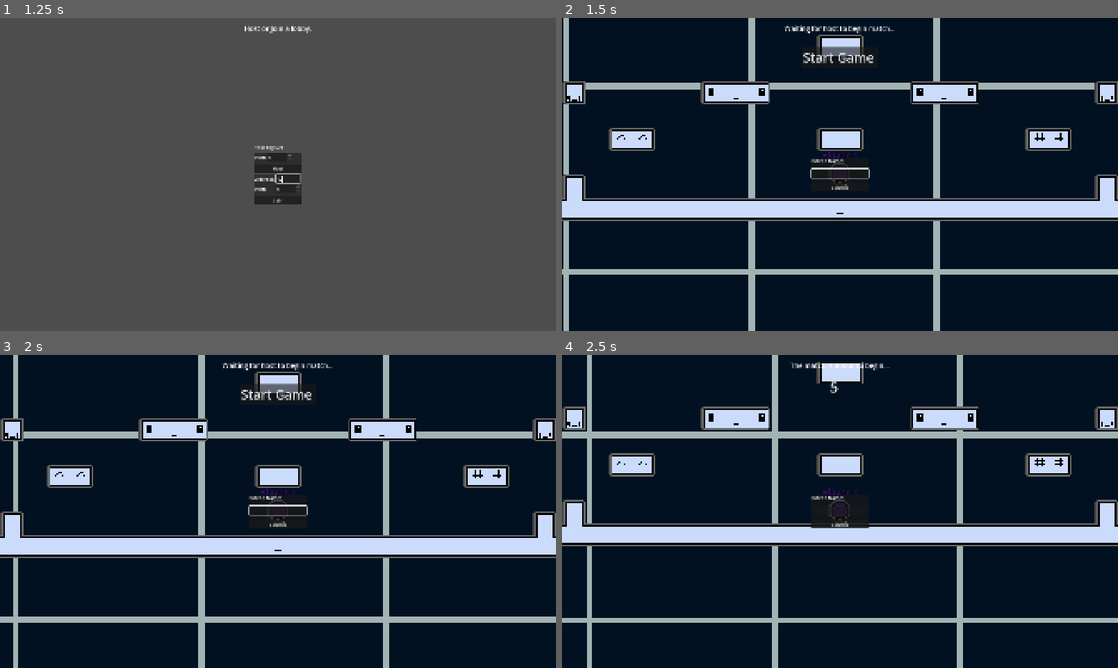
Above: before the commit, frames 1-4 (two rows, left to right).
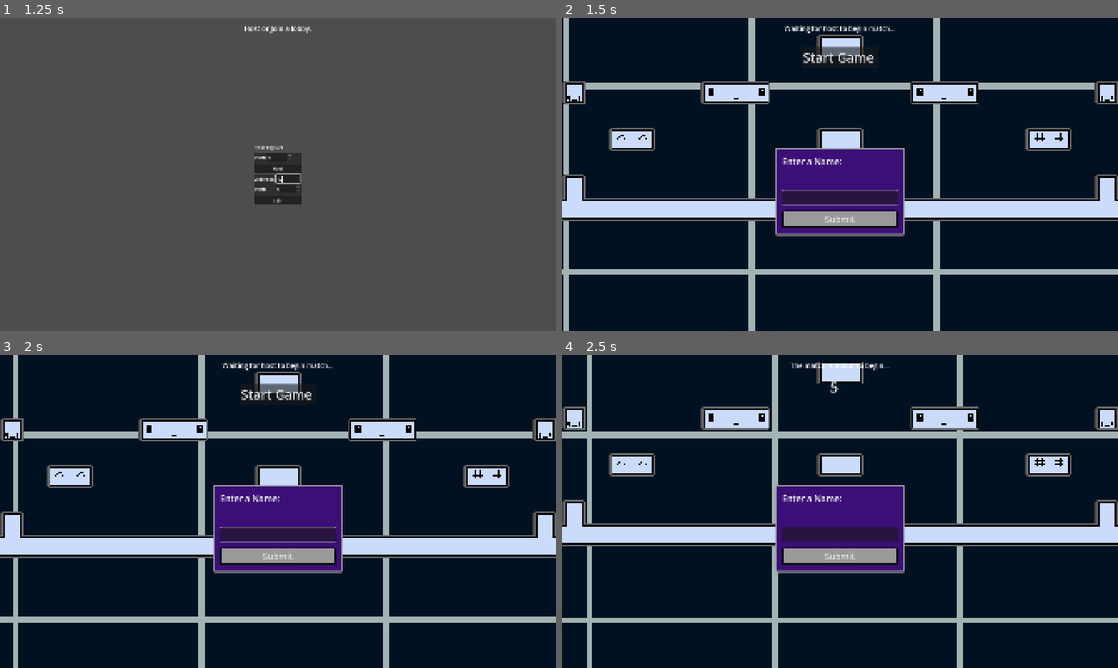
Above: after the commit, the same moments.

Repository: Mrneptune11/Unlimited-Games-Jam
Game: Godot game, scene res://Main/Lobby/Lobby.tscn
Two runs of this game, one before a commit and one after it. Both use one fixed random seed, a clock stepped at 60 frames per second and the inputs below.
Inputs (mouse positions are in pixels of both pictures, inside the frame that each line leads up to):
- Up to frame 1 (1.25 s): click (289, 177) at 0.52 s; type "12" at 0.6 s
- Up to frame 2 (1.5 s): click "Host" at 1.25 s
- Up to frame 3 (2 s): no input
- Up to frame 4 (2.5 s): click "Start Game" at 2 s

Frame 1 is identical in both runs. In frame 2, 6.4% of the frame differs, in the area x 38-62%, y 41-70%; in frame 3, 6.4%; in frame 4, 6.4%.

Commit message:
spelling bee host death bug and text box work

Diff:
--- a/Data/events.json
+++ b/Data/events.json
@@ -66,7 +66,7 @@
 
 		{
 		"id" : "spelling_bee",
-		"weight" : 1,
+		"weight" : 1000,
 	},
 
 	{
--- a/Main/Managers/EventManager.gd
+++ b/Main/Managers/EventManager.gd
@@ -480,7 +480,11 @@
 					slowest_time = test_time
 					slowest_peer = peer
 
-			get_node(lobby_path).get_player(slowest_peer).explode.rpc_id(slowest_peer)
+			var slowest_player:Player = get_node(lobby_path).get_player(slowest_peer)
+			if slowest_peer == 1:
+				slowest_player.explode()
+			else:
+				slowest_player.explode.rpc_id(slowest_peer)
 
 	goal_completed = true #Goal complete lock
 
--- a/Objects/Entry Box/EntryBox.tscn
+++ b/Objects/Entry Box/EntryBox.tscn
@@ -1,5 +1,6 @@
 [gd_scene format=3 uid="uid://cf4hevrnltnek"]
 
+[ext_resource type="Theme" uid="uid://r2pc04ebi1k4" path="res://Objects/Entry Box/entry_box_theme.tres" id="1_8orn8"]
 [ext_resource type="Script" uid="uid://hxdqybynr1ro" path="res://Objects/Entry Box/entry_box.gd" id="1_vgqg1"]
 
 [node name="NameContainer" type="PanelContainer" unique_id=1066980682]
@@ -9,26 +10,34 @@
 anchor_top = 0.5
 anchor_right = 0.5
 anchor_bottom = 0.5
-offset_left = -100.0
-offset_top = -35.0
-offset_right = 100.0
-offset_bottom = 35.0
+offset_left = -200.0
+offset_top = -58.5
+offset_right = 200.0
+offset_bottom = 175.5
 grow_horizontal = 2
 grow_vertical = 2
+theme = ExtResource("1_8orn8")
 script = ExtResource("1_vgqg1")
 
 [node name="HBox" type="VBoxContainer" parent="." unique_id=1392790689]
 layout_mode = 2
-theme_override_constants/separation = 16
+theme_override_constants/separation = 20
 
 [node name="NameLabel" type="Label" parent="HBox" unique_id=325161527]
+custom_minimum_size = Vector2(0, 100)
 layout_mode = 2
+theme_override_font_sizes/font_size = 30
 
 [node name="Entry" type="LineEdit" parent="HBox" unique_id=1490367714]
 custom_minimum_size = Vector2(94, 0)
 layout_mode = 2
+theme = ExtResource("1_8orn8")
+theme_override_font_sizes/font_size = 30
 max_length = 9
 
 [node name="Button" type="Button" parent="HBox" unique_id=381439818]
+custom_minimum_size = Vector2(400, 60)
 layout_mode = 2
+theme = ExtResource("1_8orn8")
+theme_override_font_sizes/font_size = 30
 text = "Submit"
--- a/Objects/Entry Box/entry_box.gd
+++ b/Objects/Entry Box/entry_box.gd
@@ -12,5 +12,17 @@
 	my_entry.text = start_text
 	my_entry.max_length = max_length
 
+	var color:Color = Color(get_tree().current_scene.get_player(multiplayer.get_unique_id()).color_id)
+	get_theme_stylebox("panel").bg_color = color
+	my_button.add_theme_color_override("font_focus_color", color)
+	my_button.focus_entered.connect(func():
+		my_button.add_theme_font_size_override("font_size", 36))
+	my_button.focus_exited.connect(func():
+		my_button.add_theme_font_size_override("font_size", 30))
+
+
+
+
+
 func _ready()->void:
 	my_entry.grab_focus()
--- /dev/null
+++ b/Objects/Entry Box/entry_box_theme.tres
@@ -0,0 +1,32 @@
+[gd_resource type="Theme" format=3 uid="uid://r2pc04ebi1k4"]
+
+[sub_resource type="StyleBoxFlat" id="StyleBoxFlat_a7sth"]
+border_width_left = 4
+border_width_top = 4
+border_width_right = 4
+border_width_bottom = 4
+border_color = Color(0, 0, 0, 1)
+corner_radius_top_left = 4
+corner_radius_top_right = 4
+corner_radius_bottom_right = 4
+corner_radius_bottom_left = 4
+
+[sub_resource type="StyleBoxFlat" id="StyleBoxFlat_3rl6d"]
+bg_color = Color(1, 1, 1, 1)
+border_width_left = 6
+border_width_top = 6
+border_width_right = 6
+border_width_bottom = 6
+border_color = Color(0.6, 0.6, 0.6, 1)
+corner_radius_top_left = 6
+corner_radius_top_right = 6
+corner_radius_bottom_right = 6
+corner_radius_bottom_left = 6
+expand_margin_left = 20.0
+expand_margin_top = 20.0
+expand_margin_right = 20.0
+expand_margin_bottom = 20.0
+
+[resource]
+Button/styles/normal = SubResource("StyleBoxFlat_a7sth")
+PanelContainer/styles/panel = SubResource("StyleBoxFlat_3rl6d")
--- a/Objects/Player/player.gd
+++ b/Objects/Player/player.gd
@@ -71,6 +71,8 @@
 
 var mode: Mode = Mode.PAUSE :
 	set (value):
+		if mode == Mode.SPECTATE: return #Lock mode to spectate
+
 		mode = value
 
 var direction: float = 1.0 : # Which direction the player is facing
--- a/Objects/Weapons/Bomb/Bomb.tscn
+++ b/Objects/Weapons/Bomb/Bomb.tscn
@@ -2,14 +2,50 @@
 
 [ext_resource type="PackedScene" uid="uid://bmfya0toul7o6" path="res://Objects/Weapons/Weapon.tscn" id="1_j0s8x"]
 [ext_resource type="Script" uid="uid://d387jiodg6sfj" path="res://Objects/Weapons/Bomb/bomb.gd" id="2_3gi3q"]
-[ext_resource type="Texture2D" uid="uid://bterymgq8ffwd" path="res://Assets/temp/kalhh-dynamite-4141654.png" id="3_3gi3q"]
 [ext_resource type="PackedScene" uid="uid://8xlbhslgcjmx" path="res://Objects/Weapons/Bomb/BlastParticles/BlastParticles.tscn" id="3_ovvok"]
+[ext_resource type="Texture2D" uid="uid://cexjh3lcpku6i" path="res://Assets/SpriteSheets/bomb.png" id="4_l6xdh"]
 
-[sub_resource type="SpriteFrames" id="SpriteFrames_ovvok"]
+[sub_resource type="AtlasTexture" id="AtlasTexture_g4v7s"]
+atlas = ExtResource("4_l6xdh")
+region = Rect2(36, 0, 12, 12)
+
+[sub_resource type="AtlasTexture" id="AtlasTexture_ovvok"]
+atlas = ExtResource("4_l6xdh")
+region = Rect2(60, 0, 12, 12)
+
+[sub_resource type="AtlasTexture" id="AtlasTexture_l6xdh"]
+atlas = ExtResource("4_l6xdh")
+region = Rect2(24, 0, 12, 12)
+
+[sub_resource type="AtlasTexture" id="AtlasTexture_gjd45"]
+atlas = ExtResource("4_l6xdh")
+region = Rect2(12, 0, 12, 12)
+
+[sub_resource type="AtlasTexture" id="AtlasTexture_ulskg"]
+atlas = ExtResource("4_l6xdh")
+region = Rect2(0, 0, 12, 12)
+
+[sub_resource type="AtlasTexture" id="AtlasTexture_oq1sx"]
+atlas = ExtResource("4_l6xdh")
+region = Rect2(48, 0, 12, 12)
+
+[sub_resource type="SpriteFrames" id="SpriteFrames_0duqs"]
 animations = [{
 "frames": [{
 "duration": 1.0,
-"texture": ExtResource("3_3gi3q")
+"texture": SubResource("AtlasTexture_ovvok")
+}, {
+"duration": 1.0,
+"texture": SubResource("AtlasTexture_l6xdh")
+}, {
+"duration": 1.0,
+"texture": SubResource("AtlasTexture_gjd45")
+}, {
+"duration": 1.0,
+"texture": SubResource("AtlasTexture_ulskg")
+}, {
+"duration": 1.0,
+"texture": SubResource("AtlasTexture_oq1sx")
 }],
 "loop": 1,
 "name": &"default",
@@ -25,16 +61,19 @@
 blast_particles_scene = ExtResource("3_ovvok")
 fuse_time = 5.0
 
-[node name="AnimatedSprite2D" parent="." index="0" unique_id=1527165884]
+[node name="Sprite2D" type="Sprite2D" parent="." index="0" unique_id=2034637513]
 position = Vector2(0, -1.5)
-scale = Vector2(0.003, 0.003)
-sprite_frames = SubResource("SpriteFrames_ovvok")
+texture = SubResource("AtlasTexture_g4v7s")
 
-[node name="FuseTimer" type="Timer" parent="." index="1" unique_id=655858758]
+[node name="AnimatedSprite2D" parent="." index="1" unique_id=1527165884]
+position = Vector2(0, -1.5)
+sprite_frames = SubResource("SpriteFrames_0duqs")
+
+[node name="FuseTimer" type="Timer" parent="." index="2" unique_id=655858758]
 unique_name_in_owner = true
 one_shot = true
 
-[node name="BlastZone" type="Area2D" parent="." index="2" unique_id=1909809706]
+[node name="BlastZone" type="Area2D" parent="." index="3" unique_id=1909809706]
 unique_name_in_owner = true
 input_pickable = false
 monitorable = false
@@ -42,29 +81,4 @@
 [node name="CollisionShape2D" type="CollisionShape2D" parent="BlastZone" index="0" unique_id=1280677268]
 shape = SubResource("CircleShape2D_4xi1n")
 
-[node name="Label" type="Label" parent="." index="3" unique_id=1031371649]
-unique_name_in_owner = true
-editor_description = "Text size is set to massive & scale is set low to ensure the text is not blurry or pixelated.
-
-Solution taken from:
-https://www.reddit.com/r/godot/comments/1djr48h/how_do_i_make_this_text_not_so_blurry_and/"
-anchors_preset = 8
-anchor_left = 0.5
-anchor_top = 0.5
-anchor_right = 0.5
-anchor_bottom = 0.5
-offset_left = -228.5
-offset_top = -562.0
-offset_right = 228.5
-offset_bottom = 529.0
-grow_horizontal = 2
-grow_vertical = 2
-scale = Vector2(0.02, 0.02)
-pivot_offset_ratio = Vector2(0.5, 0.5)
-size_flags_vertical = 1
-theme_override_font_sizes/font_size = 800
-text = "0"
-horizontal_alignment = 1
-vertical_alignment = 1
-
 [connection signal="timeout" from="FuseTimer" to="." method="_on_fuse_timer_timeout"]
--- a/Objects/Weapons/Bomb/bomb.gd
+++ b/Objects/Weapons/Bomb/bomb.gd
@@ -7,18 +7,18 @@
 
 @onready var fuse: Timer = %FuseTimer
 @onready var blast_zone: Area2D = %BlastZone
-@onready var label: Label = %Label
 
 # Called when the node enters the scene tree for the first time.
 func _ready() -> void:
 	fuse.start(fuse_time)
+	$Sprite2D.modulate = Color(lobby.get_player(my_owner).color_id)
 
 # Update label text with fuse time left.
 func _process(_delta: float) -> void:
 	# If Weapon node is flipped, also flip label to preserve text orientation.
 	scale = scale.abs() * (get_parent() as Node2D).scale.sign()
 
-	label.text = str(int(fuse.time_left))
+	$AnimatedSprite2D.frame = int(fuse.time_left)
 
 func _on_fuse_timer_timeout() -> void:
 	if not is_multiplayer_authority():	# Only run on server.
Binary file added: Assets/SpriteSheets/bomb.png
Not shown, added: Assets/SpriteSheets/bomb.png.import
